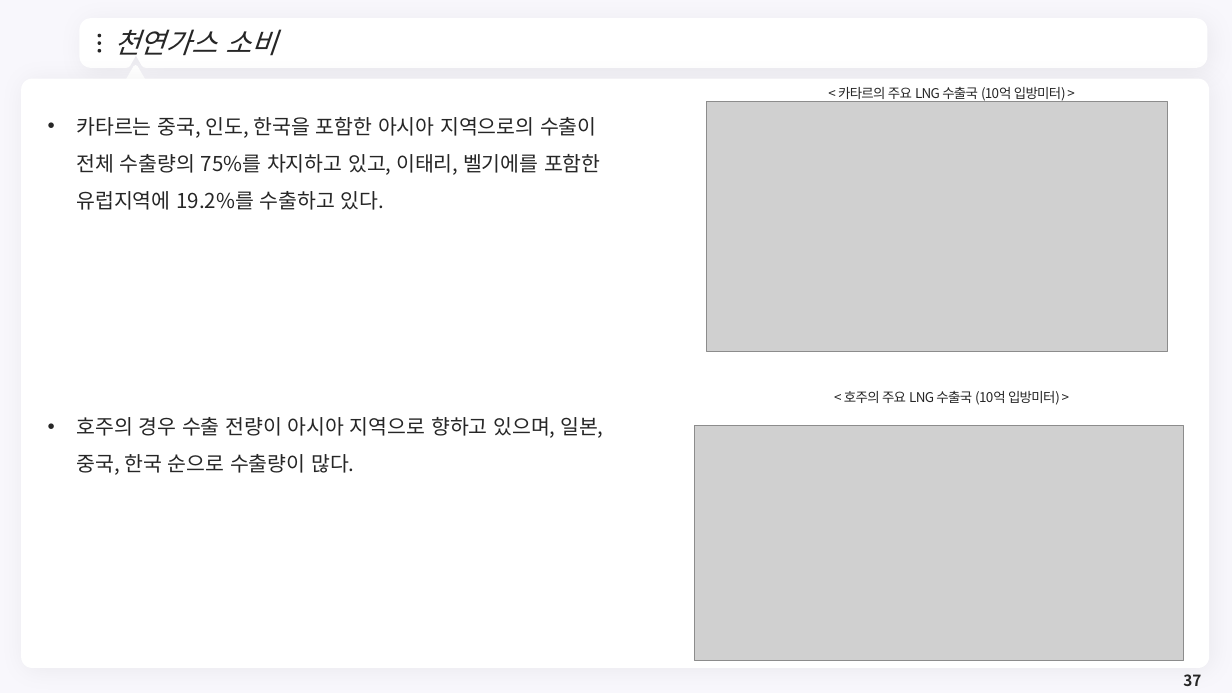
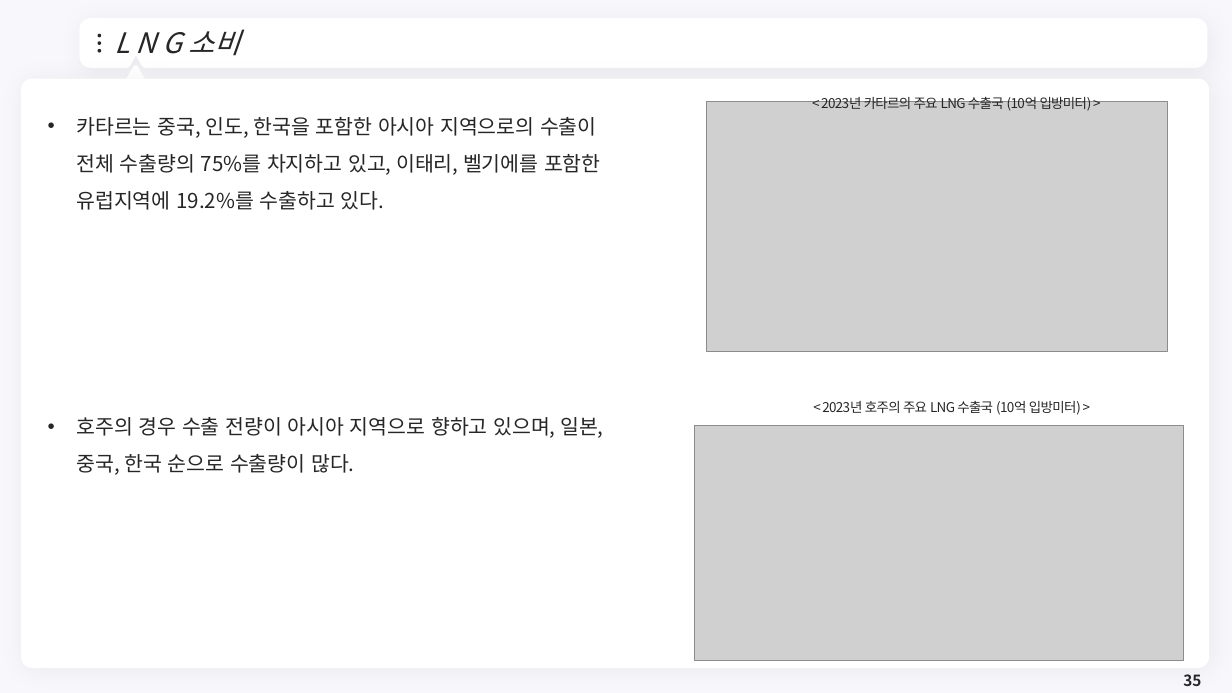
Before and after one commit to meandthey/Teaching, a slide deck: slide 35 of 에너지경제학/자원에너지경제학_Chapter_4 (가스).pptx (slide 37 before the commit). Drawn at 1232x693 pixels with LibreOffice and Linux fonts; fonts in the diff are those of the drawing; grey boxes stand for pictures; background and template pictures are left out. Boxes give left, top, right and bottom in pixels: in the first picture for what was removed or moved away, otherwise in the second. Text is boxed around its words. In the diff, an @@ line names an element or a change of style, - is before the commit and + after.

```diff
--- a/에너지경제학/자원에너지경제학_Chapter_4 (가스).pptx
+++ b/에너지경제학/자원에너지경제학_Chapter_4 (가스).pptx
@@ title at box(114, 31, 240, 56): text changed @@
-천연가스 소비
+L N G 소비
@@ text at box(821, 94, 1092, 111): text changed @@
-< 카타르의 주요 LNG 수출국 (10억 입방미터) >
+< 2023년 카타르의 주요 LNG 수출국 (10억 입방미터) >
@@ text at box(822, 401, 1081, 415): text changed @@
-< 호주의 주요 LNG 수출국 (10억 입방미터) >
+< 2023년 호주의 주요 LNG 수출국 (10억 입방미터) >
@@ page number at box(1183, 674, 1201, 686): text changed @@
-37
+35
```
Also in this commit, not shown: 19 other slides changed, 2 slides removed, 1 other file.
